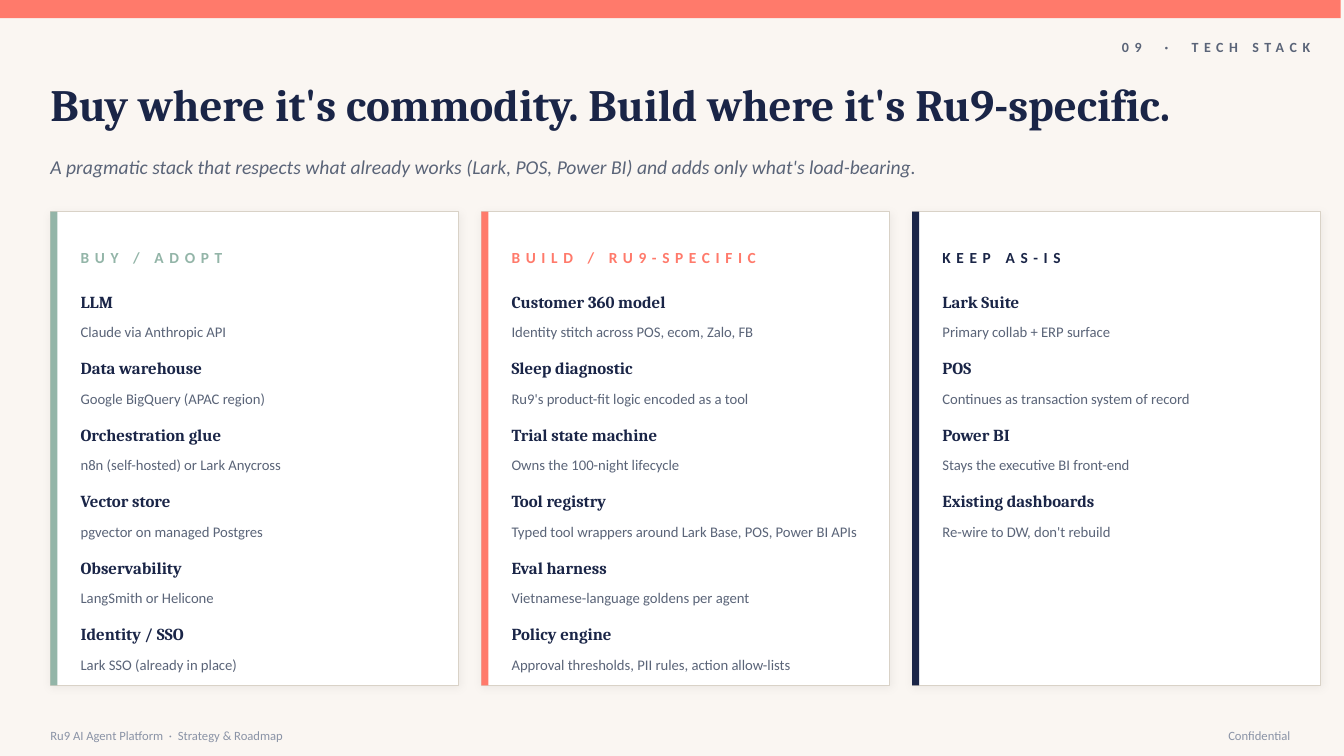
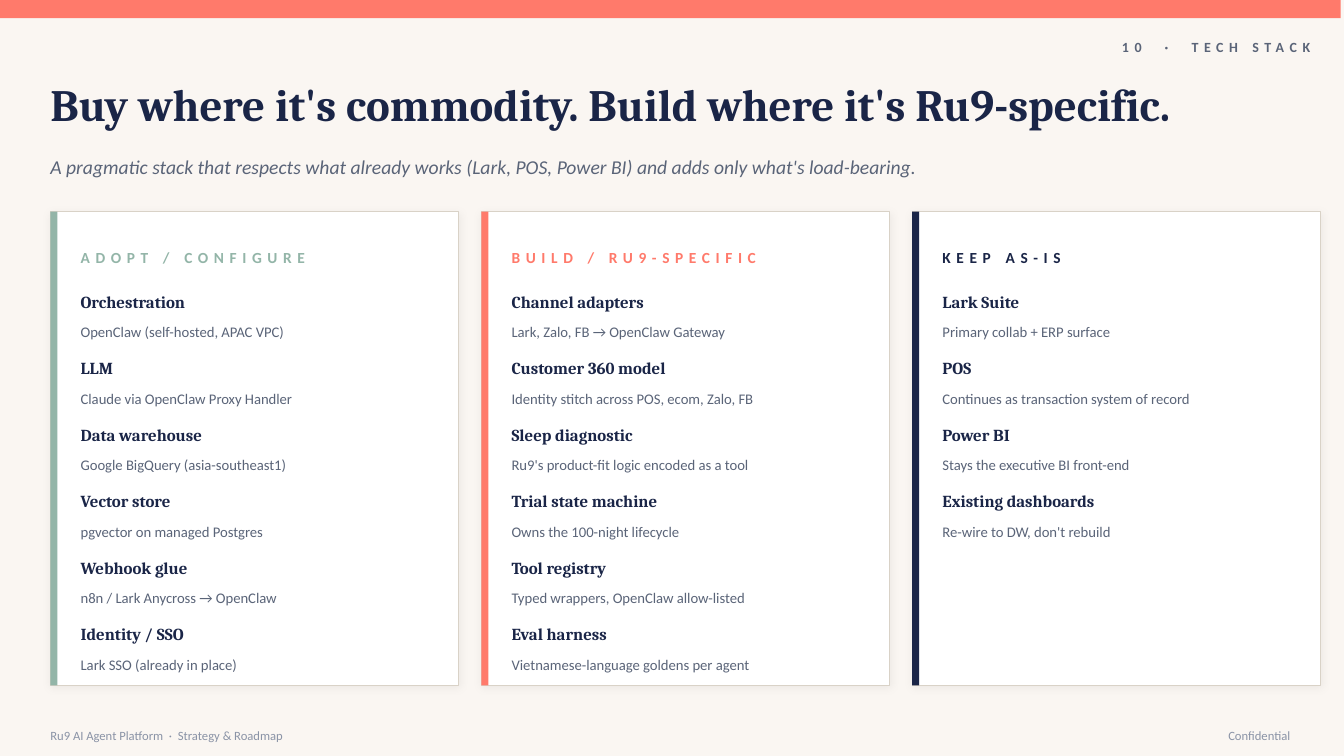
Before and after one commit to kisu-io/ru9-strategy, a slide deck: slide 11 of Ru9_AI_Agent_Strategy.pptx (slide 10 before the commit). Drawn at 1344x756 pixels with LibreOffice and Linux fonts; fonts in the diff are those of the drawing. Boxes give left, top, right and bottom in pixels: in the first picture for what was removed or moved away, otherwise in the second. Text is boxed around its words. In the diff, an @@ line names an element or a change of style, - is before the commit and + after.

```diff
--- a/Ru9_AI_Agent_Strategy.pptx
+++ b/Ru9_AI_Agent_Strategy.pptx
@@ text at (1122,43,1310,52): text changed @@
-09 · TECH STACK
+10 · TECH STACK
@@ text at (81,253,305,263): text changed @@
-BUY / ADOPT
+ADOPT / CONFIGURE
@@ text at (81,296,185,308): text changed @@
-Orchestration glue
+Orchestration
@@ text added at (512,296,643,312), 12 pt, text #1A2547, bold @@
+Channel adapters
@@ text at (81,326,284,340): text changed @@
-Claude via Anthropic API
+OpenClaw (self-hosted, APAC VPC)
@@ text added at (512,327,725,340), 10.5 pt, text #5A6478 @@
+Lark, Zalo, FB → OpenClaw Gateway
@@ 11 texts: place and size @@
-11 texts at (81,296,754,606)
+11 texts at (81,362,754,673)
@@ text at (81,394,292,407): text changed @@
-Google BigQuery (APAC region)
+Claude via OpenClaw Proxy Handler
@@ text at (81,459,286,473): text changed @@
-n8n (self-hosted) or Lark Anycross
+Google BigQuery (asia-southeast1)
@@ text removed at (512,527,856,540) @@
-Typed tool wrappers around Lark Base, POS, Power BI APIs
@@ text at (81,562,187,578): text changed @@
-Observability
+Webhook glue
@@ text at (81,593,277,606): text changed @@
-LangSmith or Helicone
+n8n / Lark Anycross → OpenClaw
@@ text added at (512,593,745,606), 10.5 pt, text #5A6478 @@
+Typed wrappers, OpenClaw allow-listed
@@ text removed at (512,628,611,644) @@
-Policy engine
@@ text removed at (512,660,791,673) @@
-Approval thresholds, PII rules, action allow-lists
```
Also in this commit, not shown: 5 other slides changed, 1 slide added.
